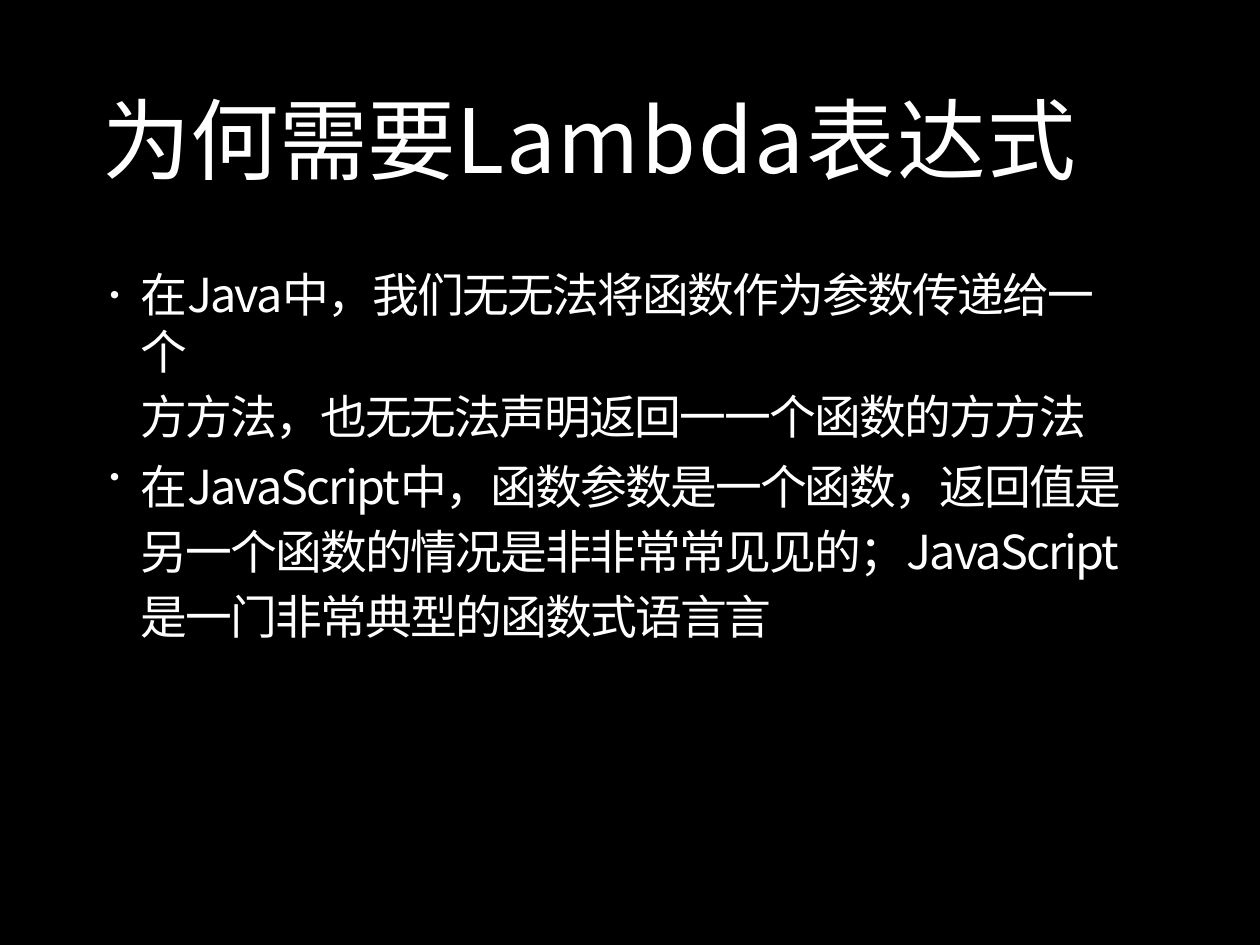
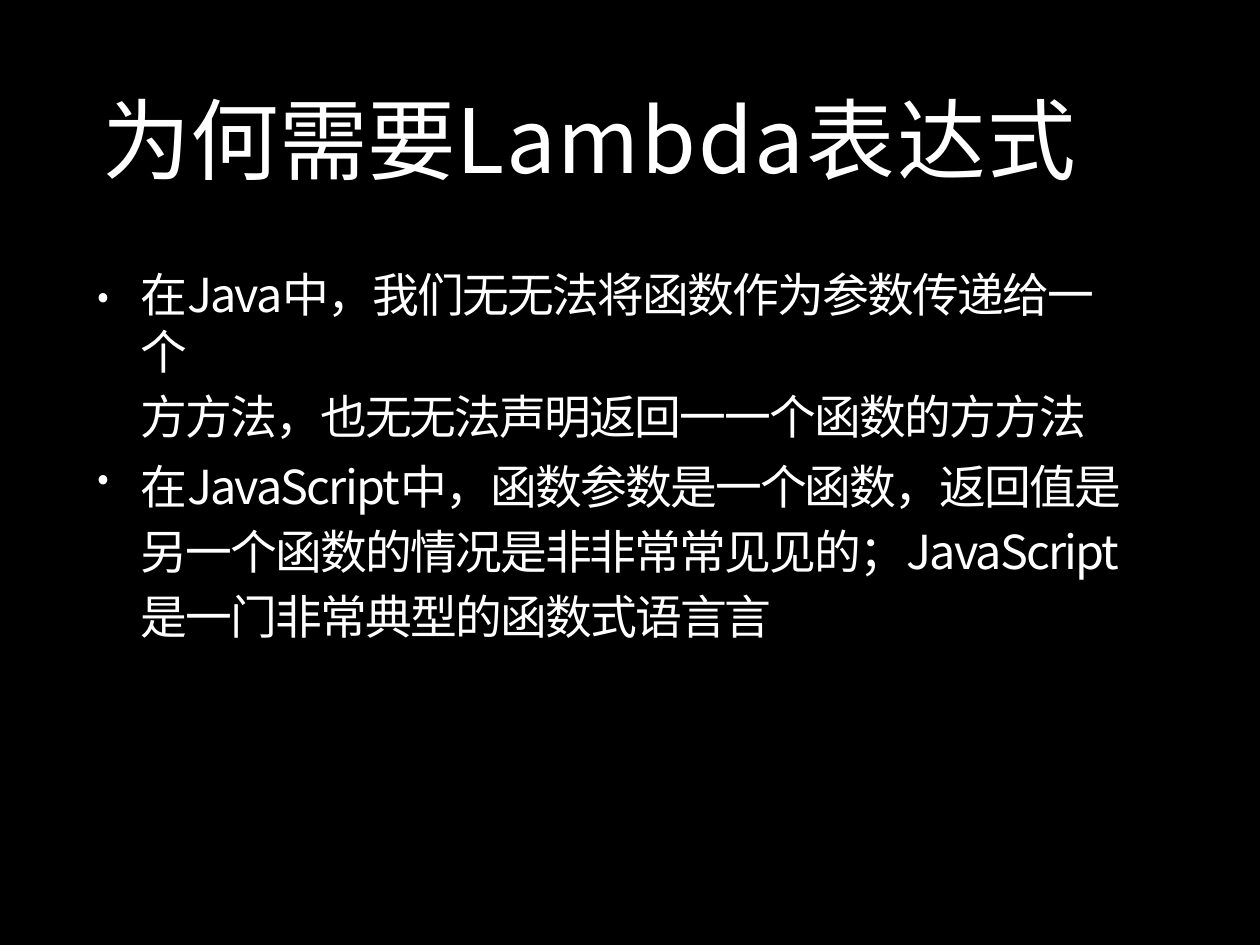
Before and after one commit to ProSayJ/springbootstudy, a slide deck: slide 3 of doc/ppt/读书笔记/Java 8深入剖析与实战.pptx. Drawn at 1260x945 pixels with LibreOffice and Linux fonts; fonts in the diff are those of the drawing. Boxes give left, top, right and bottom in pixels: in the first picture for what was removed or moved away, otherwise in the second. Text is boxed around its words. In the diff, an @@ line names an element or a change of style, - is before the commit and + after.

```diff
--- a/doc/ppt/读书笔记/Java 8深入剖析与实战.pptx
+++ b/doc/ppt/读书笔记/Java 8深入剖析与实战.pptx
@@ text "•" at bbox=[96, 273, 116, 315]: font Noto Sans CJK SC to Noto Sans CJK JP @@
@@ text "•" at bbox=[96, 455, 116, 498]: font Noto Sans CJK SC to Noto Sans CJK JP @@
```
Also in this commit, not shown: 3 other slides changed, 5 other files.
